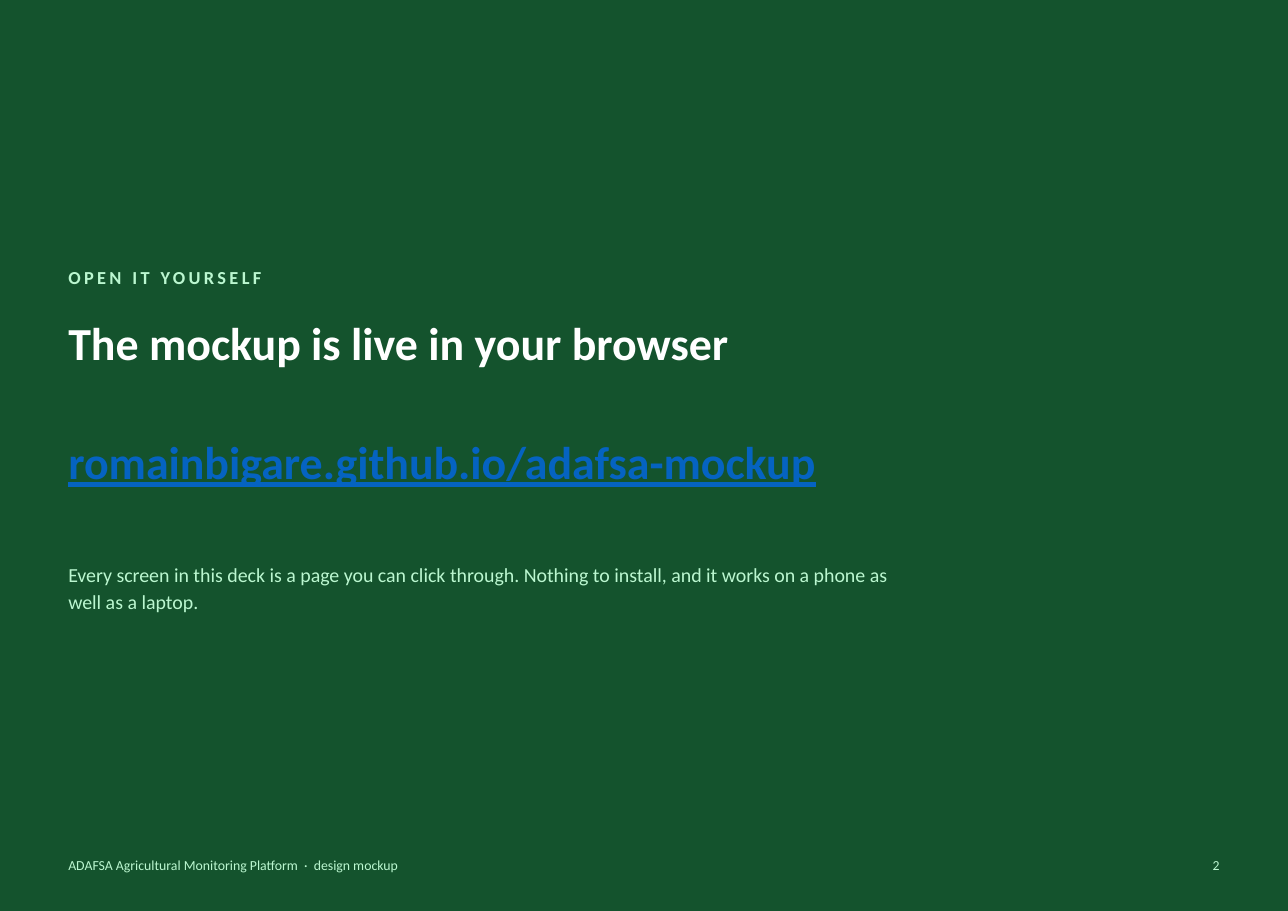
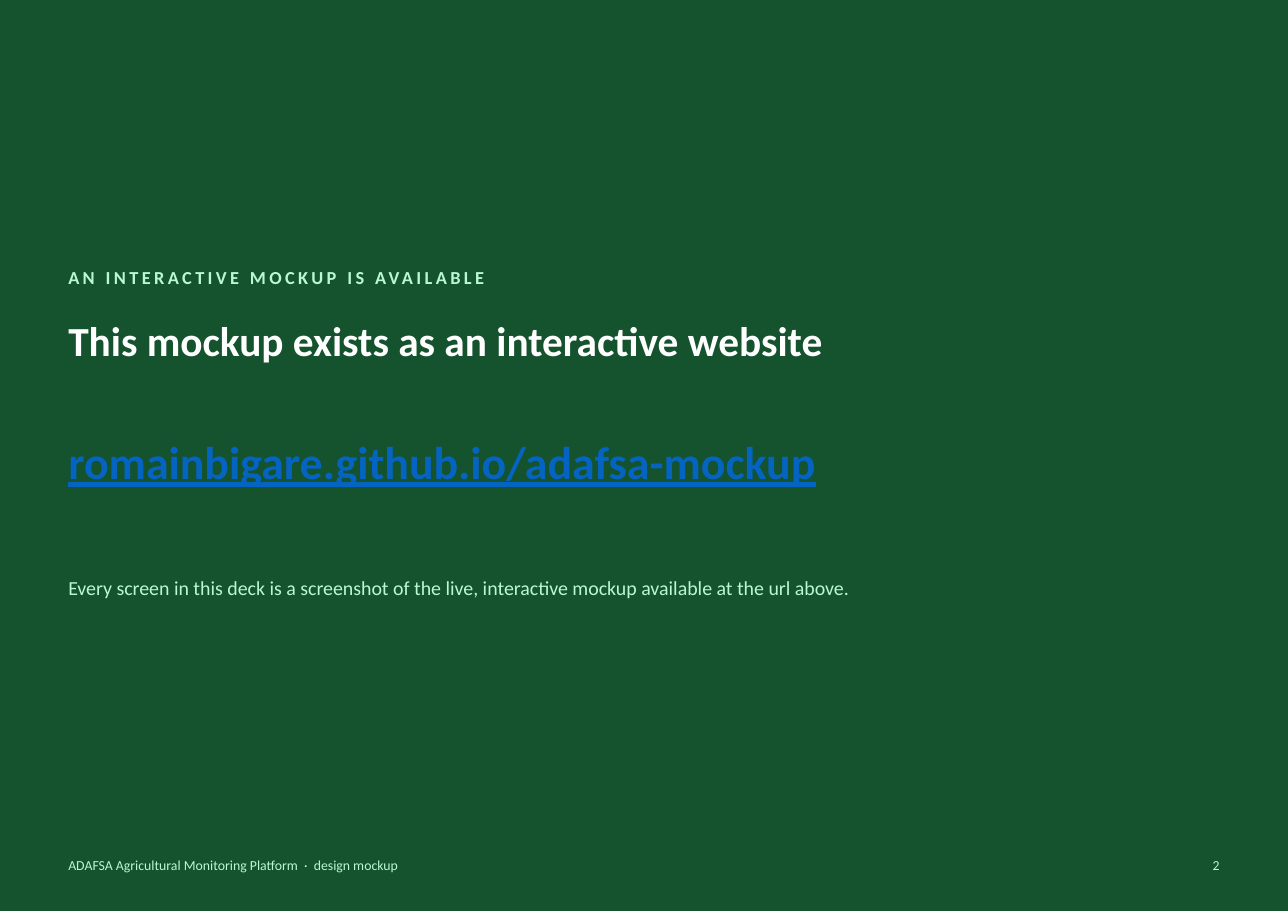
Before and after one commit to romainbigare/adafsa-mockup, a slide deck: slide 2 of docs/ADAFSA_Platform_Screens.pptx. Drawn at 1288x911 pixels with LibreOffice and Linux fonts; fonts in the diff are those of the drawing. Boxes give left, top, right and bottom in pixels: in the first picture for what was removed or moved away, otherwise in the second. Text is boxed around its words. In the diff, an @@ line names an element or a change of style, - is before the commit and + after.

```diff
--- a/docs/ADAFSA_Platform_Screens.pptx
+++ b/docs/ADAFSA_Platform_Screens.pptx
@@ text at (68, 272, 262, 284): text changed @@
-OPEN IT YOURSELF
+AN INTERACTIVE MOCKUP IS AVAILABLE
@@ text at (68, 327, 822, 363): text changed; size 30 to 27 pt @@
-The mockup is live in your browser
+This mockup exists as an interactive website
@@ text at (68, 581, 849, 598): text changed @@
-Every screen in this deck is a page you can click through. Nothing to install, and it works on a phone as well as a laptop.
+Every screen in this deck is a screenshot of the live, interactive mockup available at the url above.
```
Also in this commit, not shown: 1 other slide changed, 2 other files.
